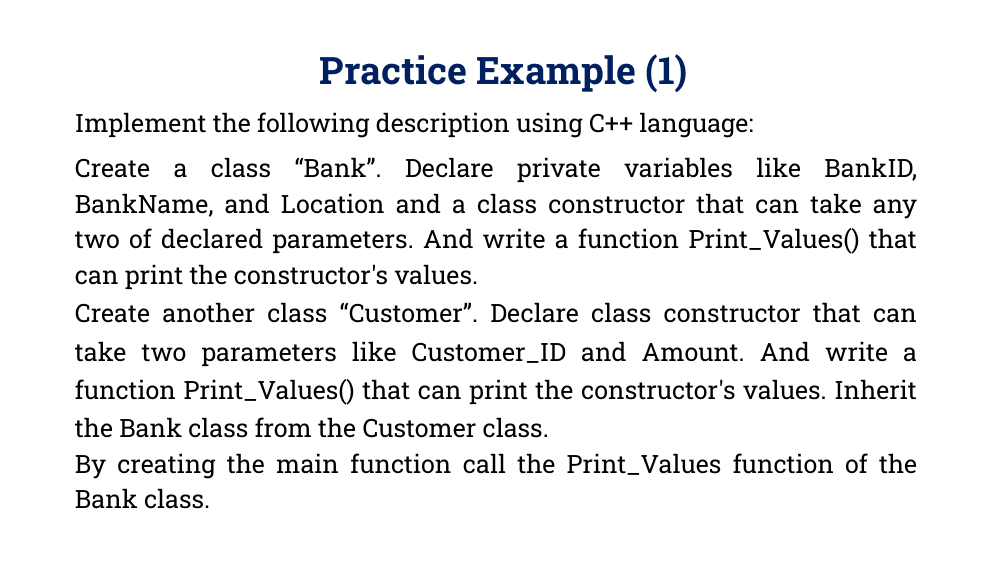
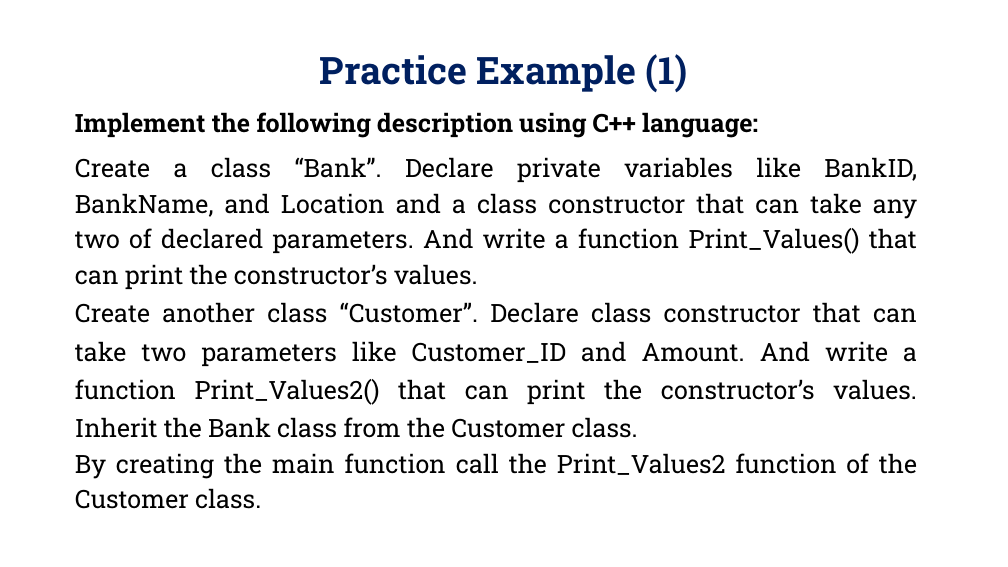
Before and after one commit to Alamgir-JUST/Lecture-Slides, a slide deck: slide 16 of OOP with C++/8.Inheritance, Part-02.pptx (slide 13 before the commit). Drawn at 1008x567 pixels with LibreOffice and Linux fonts; fonts in the diff are those of the drawing; background and template pictures are left out. Boxes give left, top, right and bottom in pixels: in the first picture for what was removed or moved away, otherwise in the second. Text is boxed around its words. In the diff, an @@ line names an element or a change of style, - is before the commit and + after.

```diff
--- a/OOP with C++/8.Inheritance, Part-02.pptx
+++ b/OOP with C++/8.Inheritance, Part-02.pptx
@@ table at (70, 104, 924, 513) @@
-row 2, column 1: Create a class “Bank”. Declare private variables like BankID, BankName, and Location and a class constructor that can take any two of declared parameters. And write a function Print_Values() that can print the constructor's values.
+row 2, column 1: Create a class “Bank”. Declare private variables like BankID, BankName, and Location and a class constructor that can take any two of declared parameters. And write a function Print_Values() that can print the constructor’s values.
-row 3, column 1: Create another class “Customer”. Declare class constructor that can take two parameters like Customer_ID and Amount. And write a function Print_Values() that can print the constructor's values. Inherit the Bank class from the Customer class.
+row 3, column 1: Create another class “Customer”. Declare class constructor that can take two parameters like Customer_ID and Amount. And write a function Print_Values2() that can print the constructor’s values. Inherit the Bank class from the Customer class.
-row 4, column 1: By creating the main function call the Print_Values function of the Bank class.
+row 4, column 1: By creating the main function call the Print_Values2 function of the Customer class.
@@ bold on in "Implement the following description using C++ language:" @@
```
Also in this commit, not shown: 3 slides added.
